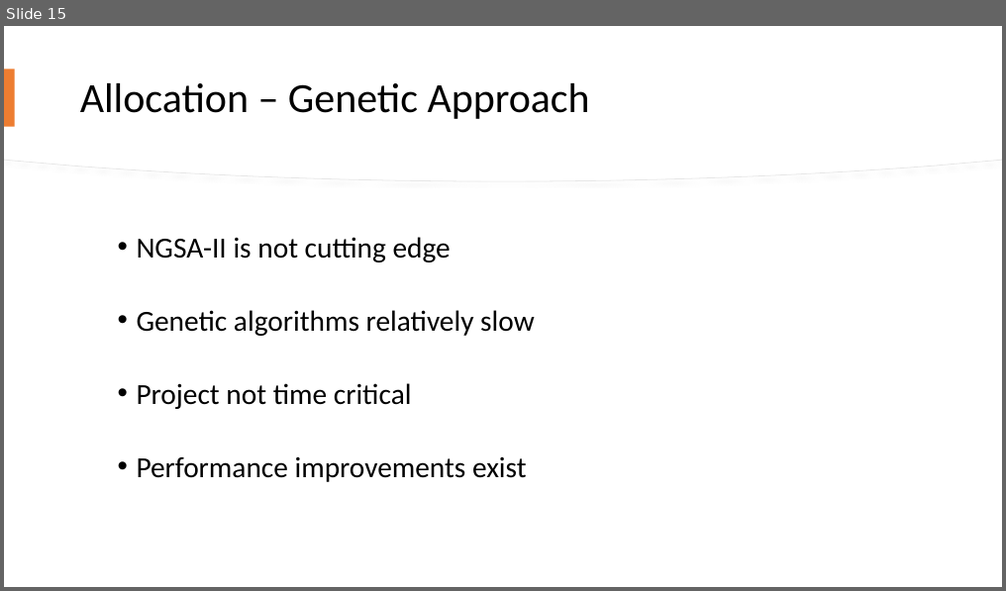
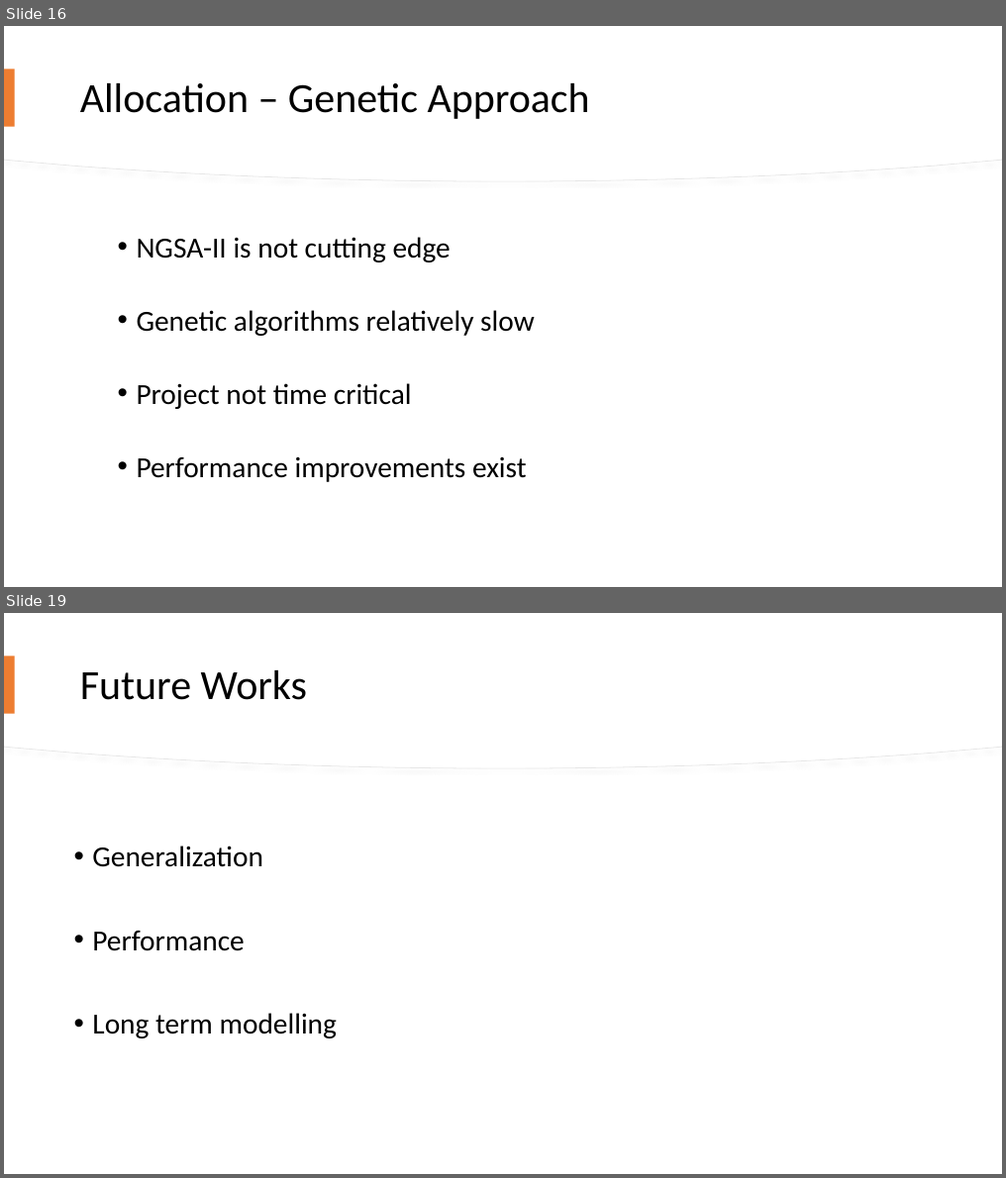
Before and after one commit to james-a-page/CS310Project, a slide deck: Documents/Presentation/PresentationV2.pptx. Shown one above the other, each under a label of ours: slide 15 before the commit, slides 16 and 19 after it; the slides between them are not shown. The pictures are 1006x591 and 1006x1178 pixels, drawn with LibreOffice and Linux fonts; fonts in the diff are those of the drawing. Boxes give left, top, right and bottom in pixels: in the first picture for what was removed or moved away, otherwise in the second. Text is boxed around its words. In the diff, an @@ line names an element or a change of style, - is before the commit and + after.

```diff
--- a/Documents/Presentation/PresentationV2.pptx
+++ b/Documents/Presentation/PresentationV2.pptx
@@ slide 19 added at bbox=[4, 613, 1002, 1174], background #FFFFFF @@
@@ freeform shape added at bbox=[4, 613, 1002, 768], fill #FFFFFF, outline #E6E6E6 0.75 pt @@
@@ freeform shape added at bbox=[4, 613, 1002, 768], fill #FFFFFF @@
@@ rectangle added at bbox=[4, 656, 15, 713], fill #ED7D31 @@
@@ title added at bbox=[80, 670, 307, 700], 40 pt, text #000000 @@
+Future Works
@@ text added at bbox=[92, 846, 337, 1039], 28 pt, text #000000 @@
+• Generalization
+• Performance
+• Long term modelling
@@ what was slide 15 is now slide 16 @@
```
Also in this commit, not shown: 1 slide changed, 3 other slides added, 1 slide removed, 4 other files.
